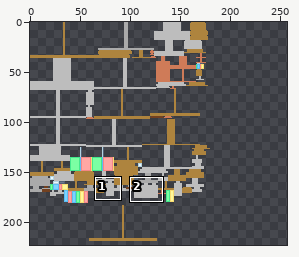
Edited in one commit: sprite sheet (src/main/resources/assets/cgs/textures/guns/gatling/gatling.png). The first picture is a wide view before the edit; the outline marks the close-up.
Close-up. Before:
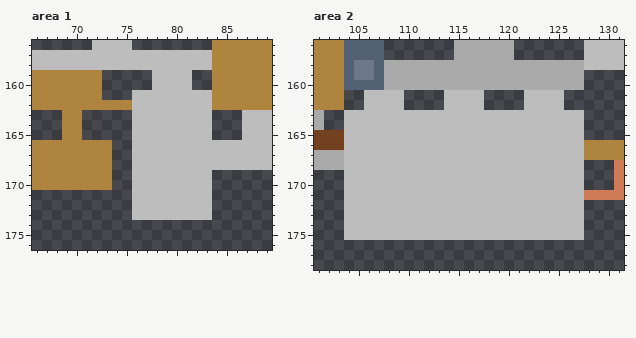
The file is 256x256 pixels. Colours within 5 levels of each other are drawn and written as one. Shown: area 1: x 66..89, y 156..176; area 2: x 101..131, y 156..178. The old version is drawn lined up with the new one, on the new canvas. The wide view leaves out empty margins. The commit also changed other parts of the picture, which this record leaves out.
New version:
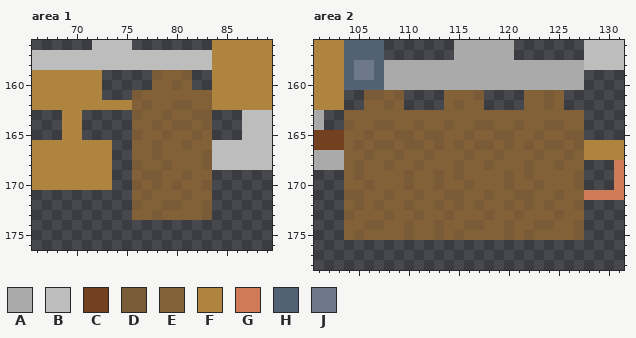
Palette (. is transparent): A #aaaaaa  B #bdbdbd  C #734120  D #795b37  E #826038  F #ae843e  G #cf7b58  H #536174  J #6e788c
Changes in this commit:
canvas 256x256 -> 512x512
Changed rows in their new state; - is an unchanged pixel.
Area 1:
first column x 76:
159 --DEED--
160 --EEDE--
161 DEEEEEEE
162 EDEEDDEE
163 DEEDEEDD
164 EEDEDDED
165 DEEDEEDE
166 EEDEEDEE
167 EEDEEEED
168 DEEDEEED
169 EDDEEDEE
170 DEDEDEED
171 EDEEEDEE
172 DEEDDEED
173 EEDEEEED
Area 2:
first column x 104:
161 --DDED----EEED----EEDE--
162 --EEDE----EDEE----EEDE--
163 EEEEEEEEEEEEEEEEEEEEEEEE
164 DEEDDEEDEEDEEDDEEDEEDDEE
165 EEDEEDDEDDEEDEEDDEEDEEDD
166 EDEDDEDDEDEDEDDEDEDEDDED
167 EEDEEDEEDEEEDEEDEEEDEEDE
168 EDEEDEEDEEEDEEDEEEDEEDEE
169 EDEEEEDEEDEDEEEEDEDEEEED
170 EEDEEEDEEDEEDEEEDEEDEEED
171 DDEEDEEDEEDDEEDEEDDEEDEE
172 EDEDEEDEEDEDEDEEDEDEDEED
173 DEEEDEEDEEDEEEDEEDEEEDEE
174 EEDDEEDEEDEEDDEEDEEDDEED
175 EDEEEEDEEDEDEEEEDEDEEEED
